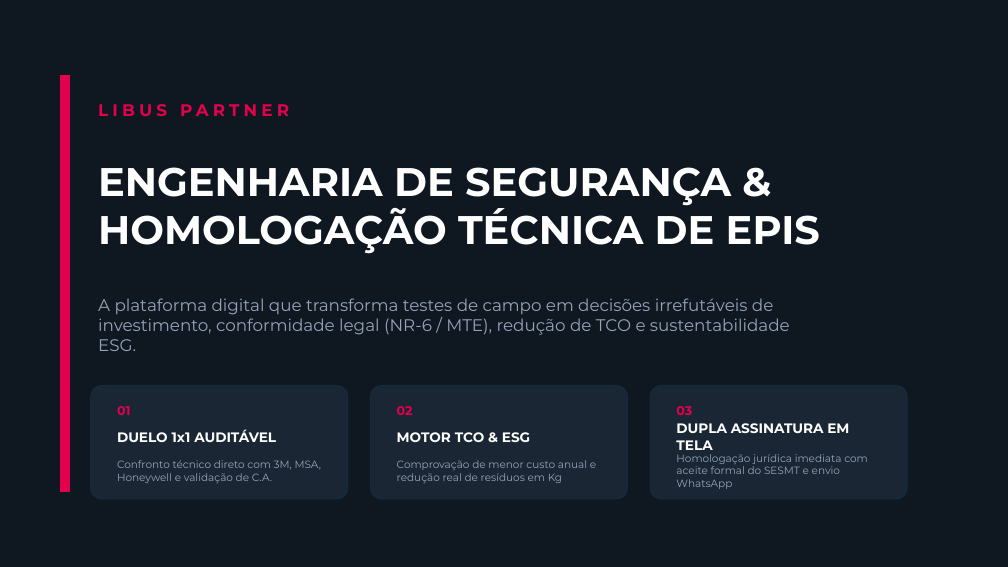
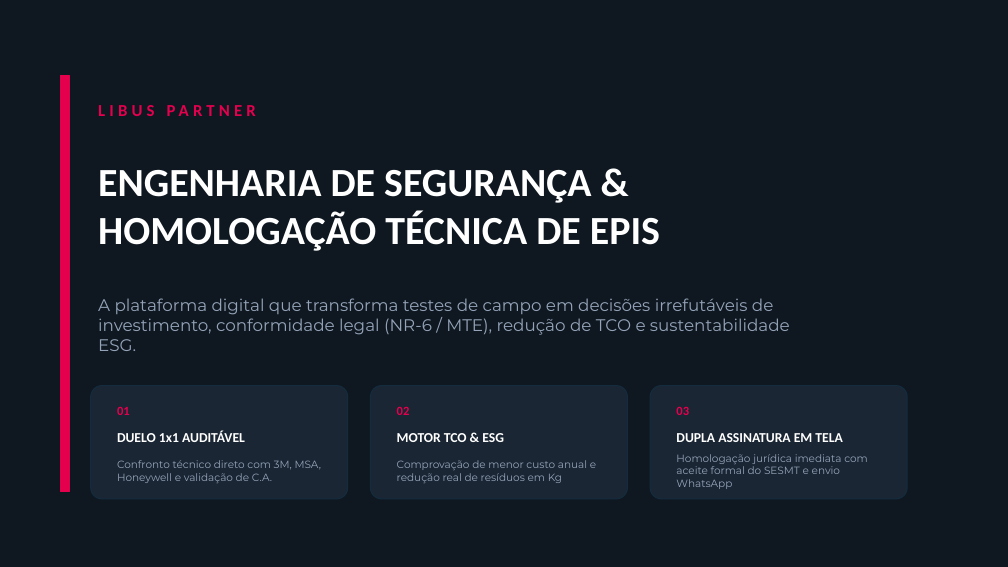
Before and after one commit to relacionamentokasa-byte/LibusPartner, a slide deck: slide 1 of Apresentacao_Comercial_Libus_Partner.pptx. Drawn at 1008x567 pixels with LibreOffice and Linux fonts; fonts in the diff are those of the drawing. Boxes give left, top, right and bottom in pixels: in the first picture for what was removed or moved away, otherwise in the second. Text is boxed around its words. In the diff, an @@ line names an element or a change of style, - is before the commit and + after.

```diff
--- a/Apresentacao_Comercial_Libus_Partner.pptx
+++ b/Apresentacao_Comercial_Libus_Partner.pptx
@@ font Montserrat to Calibri in 8 elements at <box>91,91,885,129</box>, <box>98,170,660,251</box>, <box>117,406,130,415</box>, <box>117,430,245,442</box>, <box>397,406,410,415</box>, <box>397,433,504,442</box>, <box>676,406,689,415</box>, <box>676,433,842,442</box> @@
```
Also in this commit, not shown: 8 other slides changed, 2 other files.
